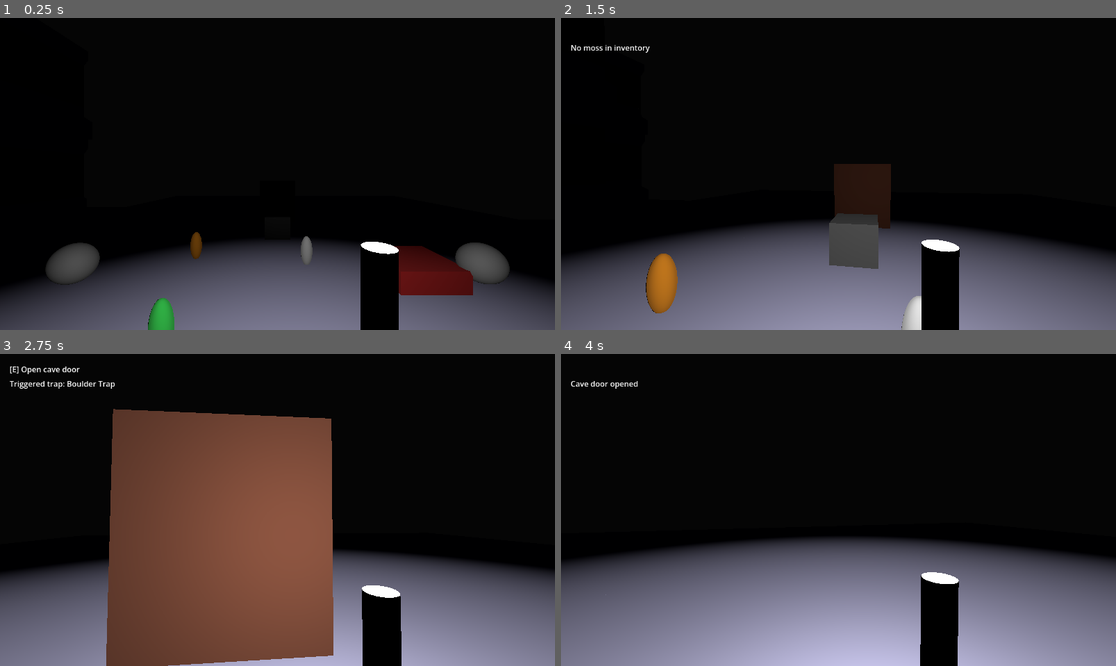
Above: before the commit, frames 1-4 (two rows, left to right).
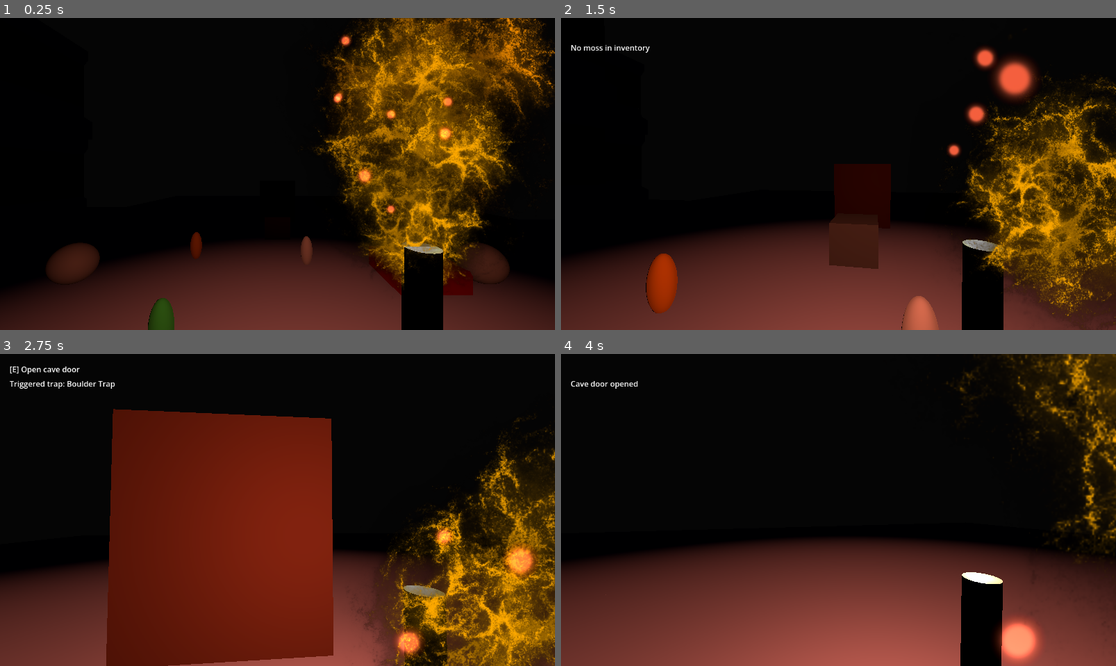
Above: after the commit, the same moments.

Repository: KKyler9/stone-torch
Game: Godot game, scene res://Main3D.tscn
The game is run twice, just before and just after one commit, with the same random seed, the same clock (stepped at 60 frames per second) and the same inputs.
Inputs (mouse positions are in pixels of both pictures, inside the frame that each line leads up to):
- Up to frame 1 (0.25 s): no input
- Up to frame 2 (1.5 s): tap Enter at 0.5 s; move the mouse to (866, 174) at 0.52 s; hold W (move_forward) from 0.53 s (still down); tap E at 0.6 s; tap Space (jump) at 0.77 s; move the mouse to (810, 174) at 1.27 s; tap 1 at 1.35 s
- Up to frame 3 (2.75 s): keep holding W (move_forward); tap Space (jump) at 1.52 s; move the mouse to (288, 503) at 2.02 s; tap 2 at 2.1 s
- Up to frame 4 (4 s): keep holding W (move_forward); move the mouse to (832, 516) at 2.77 s; tap 3 at 2.85 s; tap Space (jump) at 3.02, 3.77 s; move the mouse to (877, 513) at 3.52 s; tap E at 3.6 s

The runs differ from the first frame. In frame 1, 45% of the frame differs, in the area x 0-100%, y 0-100%; in frame 2, 42%; in frame 3, 58%, in the area x 0-100%, y 17-100%; in frame 4, 43%.

Commit message:
Torch VFX Particles

Diff:
--- /dev/null
+++ b/FireParticles.tscn
@@ -0,0 +1,116 @@
+[gd_scene format=3 uid="uid://bhyigk1guy5ub"]
+
+[ext_resource type="Texture2D" uid="uid://c4gniqsr81bb1" path="res://Assets/Texture/FireTxt01.png" id="1_2nkpo"]
+[ext_resource type="Texture2D" uid="uid://sp71weq5hgq2" path="res://Assets/Texture/T_VFX_Glow_1.PNG" id="2_iquev"]
+
+[sub_resource type="StandardMaterial3D" id="StandardMaterial3D_iquev"]
+transparency = 1
+shading_mode = 0
+vertex_color_use_as_albedo = true
+vertex_color_is_srgb = true
+albedo_texture = ExtResource("1_2nkpo")
+albedo_texture_force_srgb = true
+billboard_mode = 3
+billboard_keep_scale = true
+particles_anim_h_frames = 1
+particles_anim_v_frames = 1
+particles_anim_loop = false
+
+[sub_resource type="Curve" id="Curve_cbyxs"]
+_data = [Vector2(0.38496587, 1), 0.0, 0.0, 0, 0, Vector2(1, 0.01600349), 0.0, 0.0, 0, 0]
+point_count = 2
+
+[sub_resource type="CurveTexture" id="CurveTexture_pgohb"]
+texture_mode = 1
+curve = SubResource("Curve_cbyxs")
+
+[sub_resource type="Gradient" id="Gradient_xqqj5"]
+offsets = PackedFloat32Array(0.13317192, 0.35835353, 0.6125908)
+colors = PackedColorArray(1, 1, 1, 1, 1, 0.56, 0.56, 1, 0.096204855, 0.09620472, 0.096204646, 1)
+
+[sub_resource type="GradientTexture1D" id="GradientTexture1D_2m678"]
+gradient = SubResource("Gradient_xqqj5")
+
+[sub_resource type="Curve" id="Curve_tt86v"]
+_data = [Vector2(0, 0.48832184), 0.0, 1.4567751, 0, 0, Vector2(1, 1), 0.0, 0.0, 0, 0]
+point_count = 2
+
+[sub_resource type="CurveTexture" id="CurveTexture_uvk2y"]
+curve = SubResource("Curve_tt86v")
+
+[sub_resource type="ParticleProcessMaterial" id="ParticleProcessMaterial_neamj"]
+lifetime_randomness = 0.08
+particle_flag_rotate_y = true
+emission_shape = 1
+emission_sphere_radius = 0.2
+angle_min = -179.99998
+angle_max = 180.00002
+direction = Vector3(0, 1, 0)
+spread = 13.235
+initial_velocity_min = 1.0
+initial_velocity_max = 2.0
+radial_velocity_min = -2.2351742e-05
+radial_velocity_max = 0.49997765
+gravity = Vector3(0, 1, 0)
+scale_min = 0.9
+scale_max = 1.4
+scale_curve = SubResource("CurveTexture_uvk2y")
+color = Color(0.99607843, 0.6627451, 0, 1)
+color_ramp = SubResource("GradientTexture1D_2m678")
+alpha_curve = SubResource("CurveTexture_pgohb")
+
+[sub_resource type="QuadMesh" id="QuadMesh_soro7"]
+
+[sub_resource type="StandardMaterial3D" id="StandardMaterial3D_cbyxs"]
+render_priority = 1
+blend_mode = 1
+shading_mode = 0
+vertex_color_use_as_albedo = true
+vertex_color_is_srgb = true
+albedo_texture = ExtResource("2_iquev")
+billboard_mode = 3
+billboard_keep_scale = true
+particles_anim_h_frames = 1
+particles_anim_v_frames = 1
+particles_anim_loop = false
+
+[sub_resource type="Curve" id="Curve_pgohb"]
+_data = [Vector2(0.022779044, 1), 0.0, -8.553381, 0, 0, Vector2(0.14123008, 0.8706747), 0.0, 0.0, 0, 0, Vector2(0.21412301, 0.73572665), 0.0, 0.0, 0, 0, Vector2(0.27107063, 0.5276817), 0.0, 0.0, 0, 0, Vector2(0.357631, 0.88192046), 0.0, 0.0, 0, 0, Vector2(0.47608206, 0.03287196), 0.0, 0.0, 0, 0, Vector2(0.49202737, 0.70198965), 0.0, 0.0, 0, 0, Vector2(0.5626424, 0.9381488), 0.0, 0.0, 0, 0, Vector2(0.6355353, 0.58391005), 0.0, 0.0, 0, 0, Vector2(0.71981776, 0.23529416), -3.6300387, -3.6300387, 0, 0, Vector2(0.7722096, 0.9044118), 0.0, 0.0, 0, 0, Vector2(0.98405474, 0.3140139), 0.0, 0.0, 0, 0]
+point_count = 12
+
+[sub_resource type="CurveTexture" id="CurveTexture_xqqj5"]
+curve = SubResource("Curve_pgohb")
+
+[sub_resource type="ParticleProcessMaterial" id="ParticleProcessMaterial_2m678"]
+lifetime_randomness = 0.1
+emission_shape = 6
+emission_ring_axis = Vector3(0, 1, 0)
+emission_ring_height = 0.8
+emission_ring_radius = 0.6
+emission_ring_inner_radius = 0.4
+emission_ring_cone_angle = 90.0
+direction = Vector3(0, 1, 0)
+spread = 24.652
+initial_velocity_min = 0.5
+initial_velocity_max = 2.0
+gravity = Vector3(0, 1, 0)
+scale_min = 0.04
+scale_max = 0.089999996
+scale_curve = SubResource("CurveTexture_xqqj5")
+color = Color(0.94, 0.3565733, 0.2256, 1)
+
+[sub_resource type="QuadMesh" id="QuadMesh_tt86v"]
+
+[node name="FireParticle" type="GPUParticles3D" unique_id=1293562474]
+material_override = SubResource("StandardMaterial3D_iquev")
+amount = 50
+lifetime = 1.2
+process_material = SubResource("ParticleProcessMaterial_neamj")
+draw_pass_1 = SubResource("QuadMesh_soro7")
+
+[node name="SparkParticle" type="GPUParticles3D" parent="." unique_id=1626848426]
+transform = Transform3D(1, 0, 0, 0, 1, 0, 0, 0, 1, -0.042019606, 0.24686313, 0)
+material_override = SubResource("StandardMaterial3D_cbyxs")
+amount = 35
+process_material = SubResource("ParticleProcessMaterial_2m678")
+draw_pass_1 = SubResource("QuadMesh_tt86v")
--- a/Player.tscn
+++ b/Player.tscn
@@ -2,6 +2,7 @@
 
 [ext_resource type="Script" uid="uid://cqkpfcppcr5lc" path="res://scripts/Player.gd" id="1"]
 [ext_resource type="Script" uid="uid://b2sxvq3by50fo" path="res://scripts/Torch.gd" id="2"]
+[ext_resource type="PackedScene" uid="uid://bhyigk1guy5ub" path="res://FireParticles.tscn" id="3_kne1u"]
 
 [sub_resource type="CapsuleShape3D" id="CapsuleShape3D_1"]
 radius = 0.4
@@ -24,13 +25,19 @@
 current = true
 
 [node name="TorchPivot" type="Node3D" parent="." unique_id=487925903]
-transform = Transform3D(1, 0, 0, 0, 1, 0, 0, 0, 1, 0.3, 1.4, -0.6)
+transform = Transform3D(1, 0, 0, 0, 1, 0, 0, 0, 1, 0.4253596, 1.4, -0.6)
 script = ExtResource("2")
 
 [node name="TorchLight" type="OmniLight3D" parent="TorchPivot" unique_id=1700193131]
 transform = Transform3D(1, 0, 0, 0, 1, 0, 0, 0, 1, 0, 0, -0.010694742)
+light_color = Color(0.92, 0.45877337, 0.33120003, 1)
 light_energy = 3.0
 omni_range = 10.0
+
+[node name="FireParticle" parent="TorchPivot" unique_id=1293562474 instance=ExtResource("3_kne1u")]
+transform = Transform3D(0.445, 0, 0, 0, 0.445, 0, 0, 0, 0.445, 0, 0, 0)
+amount = 35
+amount_ratio = 0.5251
 
 [node name="TorchMesh" type="MeshInstance3D" parent="TorchPivot" unique_id=1784041497]
 transform = Transform3D(1, 0, 0, 0, 1, 0, 0, 0, 1, 0, -0.31624663, 0)
Binary file added: Assets/Texture/FireTxt01.png
Not shown, added: Assets/Texture/FireTxt01.png.import
Binary file added: Assets/Texture/T_VFX_Glow_1.PNG
Not shown, added: Assets/Texture/T_VFX_Glow_1.PNG.import
